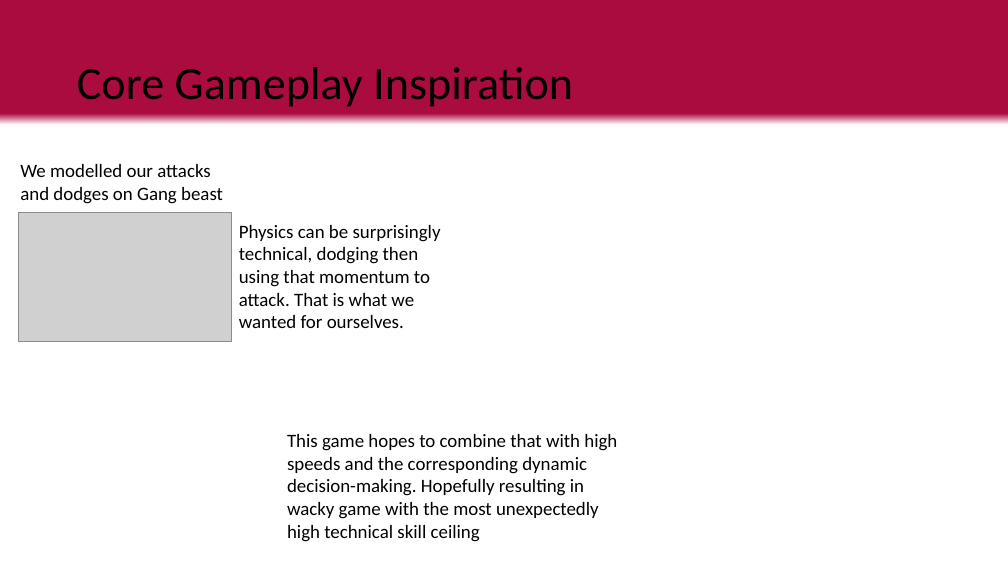
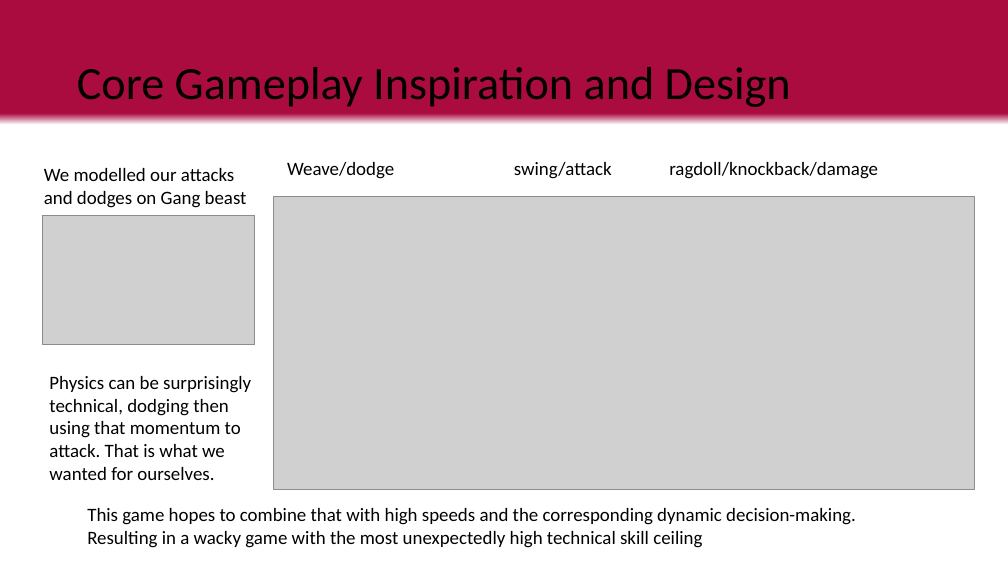
Before and after one commit to LuxRegem/Project_Clash-of-Cosplayers, a slide deck: slide 12 of Shared Documentation/Luke's Documents/Clash of Cos Team Pitch.pptx. Drawn at 1008x567 pixels with LibreOffice and Linux fonts; fonts in the diff are those of the drawing; grey boxes stand for pictures. Boxes give left, top, right and bottom in pixels: in the first picture for what was removed or moved away, otherwise in the second. Text is boxed around its words. In the diff, an @@ line names an element or a change of style, - is before the commit and + after.

```diff
--- a/Shared Documentation/Luke's Documents/Clash of Cos Team Pitch.pptx
+++ b/Shared Documentation/Luke's Documents/Clash of Cos Team Pitch.pptx
@@ title at [77, 67, 791, 107]: text changed @@
-Core Gameplay Inspiration
+Core Gameplay Inspiration and Design
@@ text "We modelled our attacks and ...": place and size @@
-text "We modelled our attacks and ..." at [20, 164, 223, 204]
+text "We modelled our attacks and ..." at [44, 168, 247, 208]
@@ text added at [287, 162, 878, 179], 18 pt, text #000000 @@
+Weave/dodge swing/attack ragdoll/knockback/damage
@@ picture added at [273, 197, 974, 489] @@
@@ picture: place and size @@
-picture at [19, 212, 231, 341]
+picture at [42, 216, 255, 345]
@@ text "Physics can be surprisingly technical, ...": place and size @@
-text "Physics can be surprisingly technical, ..." at [239, 225, 441, 328]
+text "Physics can be surprisingly technical, ..." at [49, 376, 251, 480]
@@ text at [87, 508, 856, 548]: text changed @@
-This game hopes to combine that with high speeds and the corresponding dynamic decision-making. Hopefully resulting in wacky game with the most unexpectedly high technical skill ceiling
+This game hopes to combine that with high speeds and the corresponding dynamic decision-making. Resulting in a wacky game with the most unexpectedly high technical skill ceiling
```
Also in this commit, not shown: 1 other slide changed, 6 slides added, 9 slides removed.
